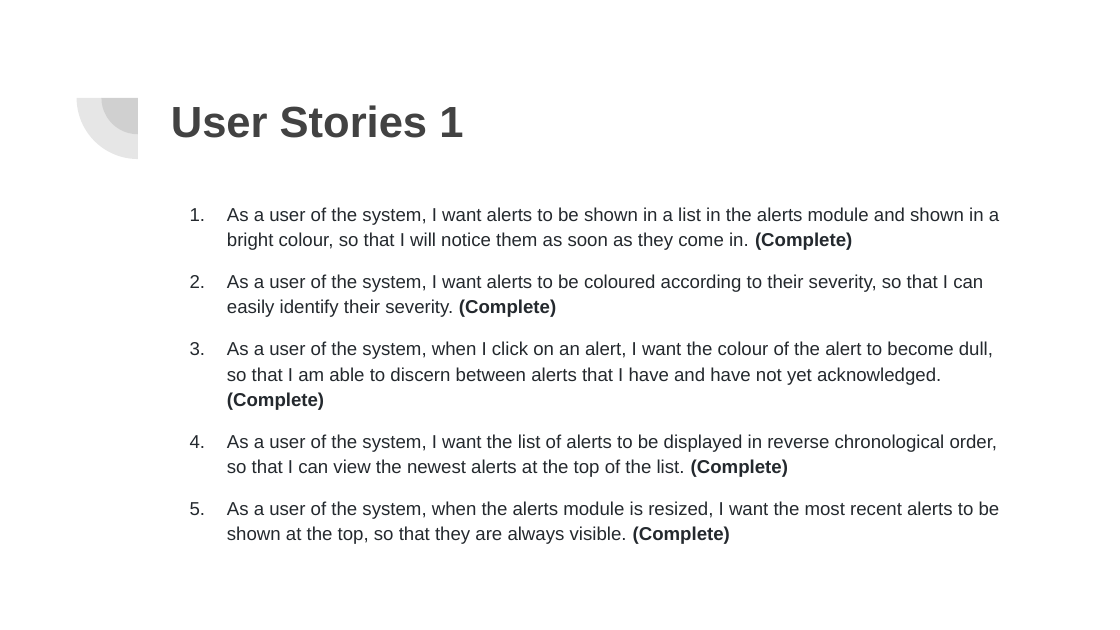
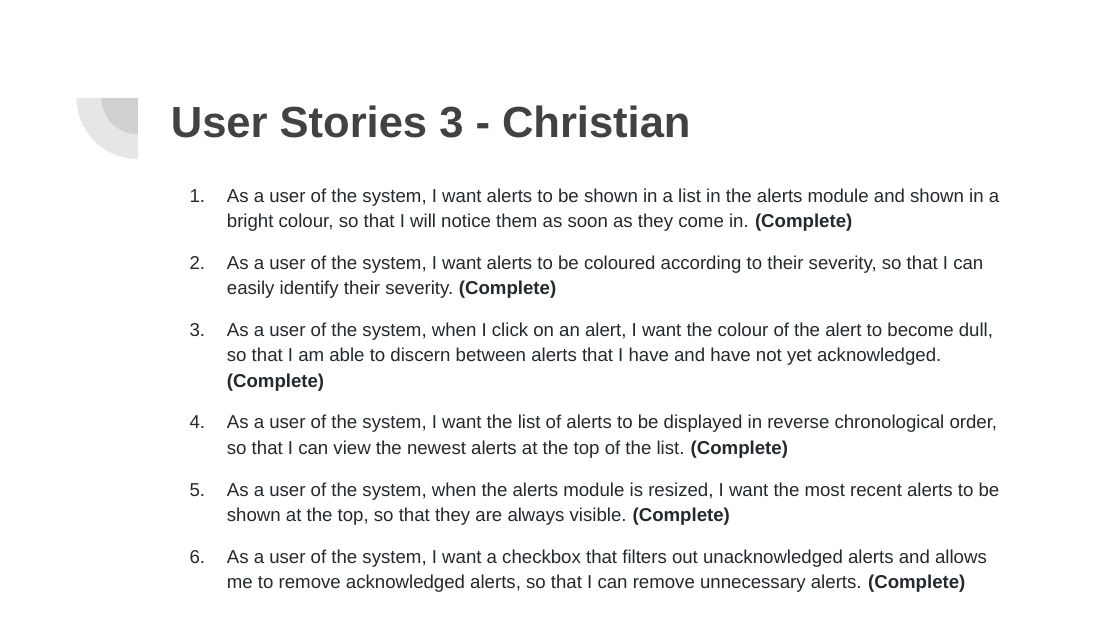
Before and after one commit to jenniferhuynhh/Honours-Project-2019, a slide deck: slide 5 of sem2/Client Meeting Slides/SERP Sem2 Meeting 3.pptx (slide 3 before the commit). Drawn at 1120x630 pixels with LibreOffice and Linux fonts; fonts in the diff are those of the drawing. Boxes give left, top, right and bottom in pixels: in the first picture for what was removed or moved away, otherwise in the second. Text is boxed around its words. In the diff, an @@ line names an element or a change of style, - is before the commit and + after.

```diff
--- a/sem2/Client Meeting Slides/SERP Sem2 Meeting 3.pptx
+++ b/sem2/Client Meeting Slides/SERP Sem2 Meeting 3.pptx
@@ title at (171, 105, 691, 138): text changed @@
-User Stories 1
+User Stories 3 - Christian
@@ text "As a user of the ...": place and size @@
-text "As a user of the ..." at (227, 207, 1000, 544)
+text "As a user of the ..." at (227, 188, 1000, 592)
@@ text at (227, 549, 987, 592): paragraph added @@
+6. As a user of the system, I want a checkbox that filters out unacknowledged alerts and allows me to remove acknowledged alerts, so that I can remove unnecessary alerts. (Complete)
```
Also in this commit, not shown: 2 other slides changed.
